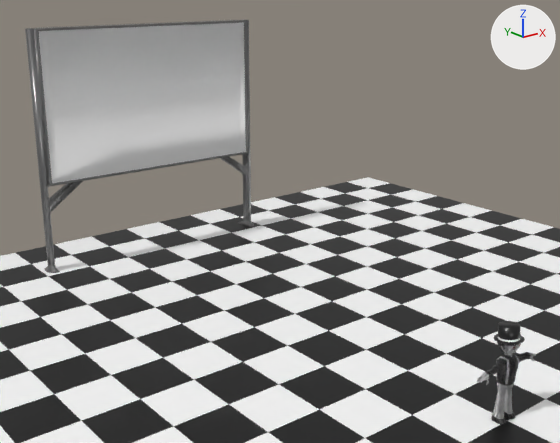
What one commit did to the Blender file End credit/End credit.blend.
Camera for both pictures: a 50 mm lens placed at (-25.1, -24.5, 17.5), pointed at (-0.7, 6.0, 5.3). Lighting does not change. The marker at upper right points along +X, +Y and +Z.

In view in the first picture: 'Cube', 'Hair', 'Hat', 'floor', 'placar'.
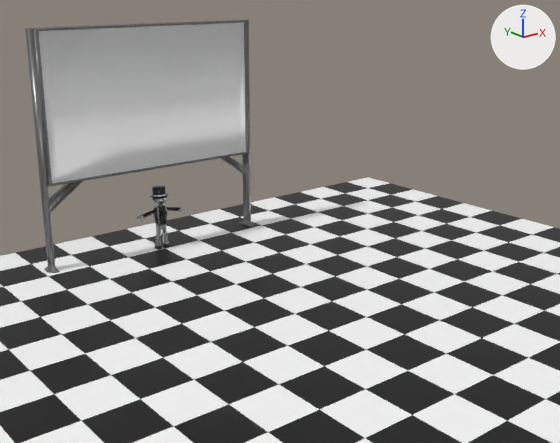
The change in detail:
Object 'Cube' (ob_cube) moves from (0.0, -8.02, 2.37) to (0.0, 19.7, 2.37).
Object 'Hair' (ob_hair) moves from (0.0, -8.02, 2.37) to (0.0, 19.7, 2.37).
Object 'Hat' (ob_hat) moves from (0.0, -7.95, 4.05) to (0.0, 19.78, 4.05).

Boxes (x1, y1, x2, y2) around the edits, measured in the pictures (560 x 443 px):
'Cube', moved: before (477, 344, 536, 425); after (135, 198, 185, 249)
'Hat', moved: before (494, 321, 525, 344); after (150, 186, 168, 198)
'Hair', moved: before (497, 342, 518, 353); after (152, 196, 167, 201)
